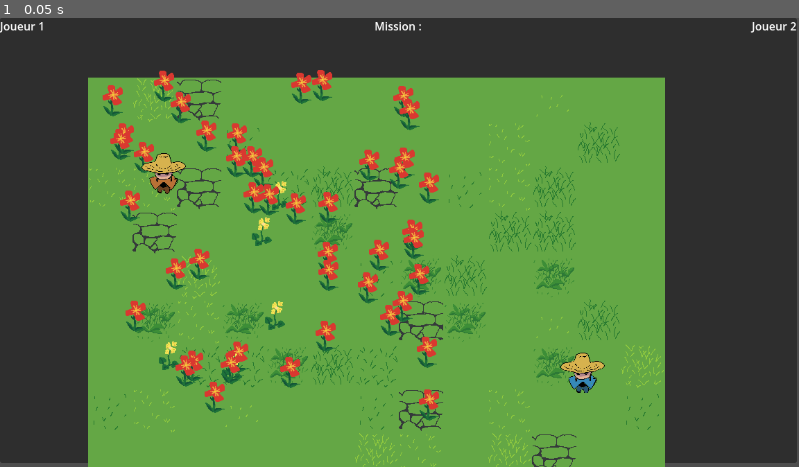
Above: before the commit, frame 1.
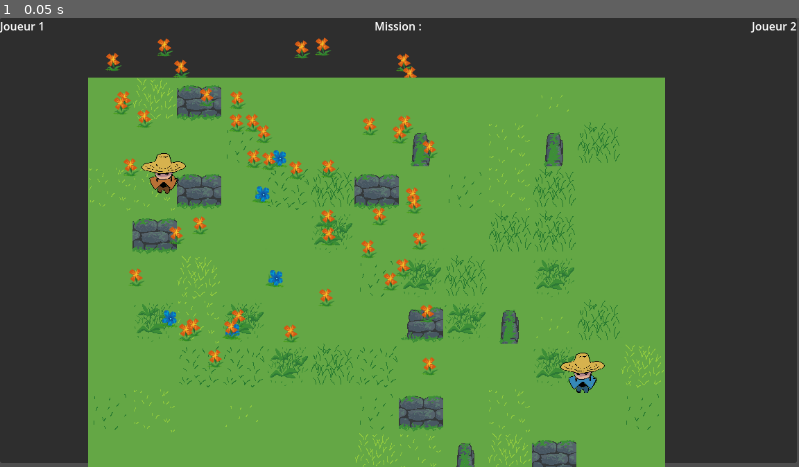
Above: after the commit, the same moment.

Repository: FablabMurat/2025GameJamCantal-1
Game: Godot game, scene res://root.tscn
Two runs of this game, one before a commit and one after it. Both use one fixed random seed, a clock stepped at 60 frames per second and the inputs below.
Inputs:
- Up to frame 1 (0.05 s): no input

The runs differ from the first frame. In frame 1, 9.3% of the frame differs, in the area x 12-73%, y 4-100%.

Commit message:
Nouvelles fleurs Vague fix de l'affichage dans l'inventory

Diff:
--- /dev/null
+++ b/Ressources/Images/tileset_wip.tres
@@ -0,0 +1,109 @@
+[gd_resource type="TileSet" load_steps=3 format=3 uid="uid://dipun4wf0ig4b"]
+
+[ext_resource type="Texture2D" uid="uid://bwqqukricf0f0" path="res://Ressources/Images/tiles_wip.png" id="1_efixf"]
+
+[sub_resource type="TileSetAtlasSource" id="TileSetAtlasSource_oeux5"]
+texture = ExtResource("1_efixf")
+texture_region_size = Vector2i(64, 64)
+0:0/0 = 0
+1:0/0 = 0
+2:0/0 = 0
+3:0/0 = 0
+4:0/0 = 0
+4:0/0/terrain_set = 0
+4:0/0/terrain = 0
+5:0/0 = 0
+6:0/0 = 0
+7:0/0 = 0
+7:0/0/terrain_set = 0
+7:0/0/terrain = 0
+8:0/0 = 0
+8:0/0/terrain_set = 0
+8:0/0/terrain = 0
+0:1/0 = 0
+1:1/0 = 0
+2:1/0 = 0
+3:1/0 = 0
+4:1/0 = 0
+4:1/0/terrain_set = 0
+4:1/0/terrain = 0
+5:1/0 = 0
+6:1/0 = 0
+7:1/0 = 0
+7:1/0/terrain_set = 0
+7:1/0/terrain = 0
+8:1/0 = 0
+8:1/0/terrain_set = 0
+8:1/0/terrain = 0
+0:2/0 = 0
+1:2/0 = 0
+2:2/0 = 0
+3:2/0 = 0
+4:2/0 = 0
+4:2/0/terrain_set = 0
+4:2/0/terrain = 0
+5:2/0 = 0
+6:2/0 = 0
+7:2/0 = 0
+7:2/0/terrain_set = 0
+7:2/0/terrain = 0
+8:2/0 = 0
+8:2/0/terrain_set = 0
+8:2/0/terrain = 0
+0:3/0 = 0
+1:3/0 = 0
+2:3/0 = 0
+3:3/0 = 0
+4:3/0 = 0
+4:3/0/terrain_set = 0
+4:3/0/terrain = 0
+5:3/0 = 0
+6:3/0 = 0
+7:3/0 = 0
+7:3/0/terrain_set = 0
+7:3/0/terrain = 0
+8:3/0 = 0
+8:3/0/terrain_set = 0
+8:3/0/terrain = 0
+0:4/0 = 0
+1:4/0 = 0
+1:4/0/terrain_set = 0
+1:4/0/terrain = 0
+2:4/0 = 0
+2:4/0/terrain_set = 0
+2:4/0/terrain = 0
+3:4/0 = 0
+4:4/0 = 0
+4:4/0/terrain_set = 0
+4:4/0/terrain = 0
+5:4/0 = 0
+6:4/0 = 0
+7:4/0 = 0
+7:4/0/terrain_set = 0
+7:4/0/terrain = 0
+8:4/0 = 0
+8:4/0/terrain_set = 0
+8:4/0/terrain = 0
+0:5/0 = 0
+1:5/0 = 0
+2:5/0 = 0
+3:5/0 = 0
+4:5/0 = 0
+4:5/0/terrain_set = 0
+4:5/0/terrain = 0
+5:5/0 = 0
+6:5/0 = 0
+7:5/0 = 0
+7:5/0/terrain_set = 0
+7:5/0/terrain = 0
+8:5/0 = 0
+8:5/0/terrain_set = 0
+8:5/0/terrain = 0
+
+[resource]
+tile_size = Vector2i(64, 64)
+physics_layer_0/collision_layer = 1
+terrain_set_0/mode = 0
+terrain_set_0/terrain_0/name = "gazon"
+terrain_set_0/terrain_0/color = Color(0.5, 0.34375, 0.25, 1)
+sources/2 = SubResource("TileSetAtlasSource_oeux5")
--- a/niveau.gd
+++ b/niveau.gd
@@ -2,6 +2,8 @@
 
 var perso1
 var perso2
+
+var mission = [0,2,0,0]
 
 signal collect(perso,flowertype)
 
@@ -45,19 +47,36 @@
 			newplant.nocontact()
 		add_child(newplant)
 
+func setmission(listflowers : Array):
+	mission = listflowers
+	for i in range(0,listflowers.size()) :
+		var ctrlImage = TextureRect.new()
+		ctrlImage.texture = load("res://Ressources/Images/flower_%02d.png" % i)
+		%VBoxContainer2.add_child(ctrlImage)
+
+
 func fleurattrape(perso, fleur):
 	print ("Fleur ",fleur.flowertype," attrapé par ",perso.nperso)
-	#var fleurtscn = load("res://Plante.tscn")
-	#var fleurinv : Plante = fleurtscn.instantiate()
-	#fleurinv.choosetype(fleur.flowertype)
-	#fleurinv.nocontact()
-	#if perso.nperso == 1 :
-		#%VBoxContainer1.call_deferred("add_child",fleurinv)
-	#elif perso.nperso == 2 :
-		#%VBoxContainer2.call_deferred("add_child",fleurinv)
-	#collect.emit(perso,fleur.flowertype) # Ca ne sert à rien
-	#fleur.queue_free()
 
+	var ctrlImage : TextureRect = TextureRect.new()
+	ctrlImage.texture = load("res://Ressources/Images/flower_01.png")
+	ctrlImage.expand_mode = TextureRect.EXPAND_FIT_WIDTH
+	ctrlImage.custom_minimum_size.x = 64
+	var container : CenterContainer = CenterContainer.new()
+	container.size.x = 64
+	container.add_child(ctrlImage)
+	%VBoxContainer2.add_child(container)
+
+	var fleurtscn = load("res://Plante.tscn")
+	var fleurinv : Plante = fleurtscn.instantiate()
+	fleurinv.choosetype(fleur.flowertype)
+	fleurinv.nocontact()
+	if perso.nperso == 1 :
+		%VBoxContainer1.call_deferred("add_child",fleurinv)
+	elif perso.nperso == 2 :
+		%VBoxContainer2.call_deferred("add_child",fleurinv)
+	collect.emit(perso,fleur.flowertype) # Ca ne sert à rien
+	fleur.queue_free()
 # Called every frame. 'delta' is the elapsed time since the previous frame.
 func _process(delta: float) -> void:
 	pass
--- a/niveau.tscn
+++ b/niveau.tscn
@@ -1,113 +1,7 @@
-[gd_scene load_steps=9 format=3 uid="uid://cp8fllwg0m5kk"]
+[gd_scene load_steps=7 format=3 uid="uid://cp8fllwg0m5kk"]
 
 [ext_resource type="Script" path="res://niveau.gd" id="1_evebv"]
-[ext_resource type="Texture2D" uid="uid://bwqqukricf0f0" path="res://Ressources/Images/tiles_wip.png" id="2_mrmre"]
-
-[sub_resource type="TileSetAtlasSource" id="TileSetAtlasSource_oeux5"]
-texture = ExtResource("2_mrmre")
-texture_region_size = Vector2i(64, 64)
-0:0/0 = 0
-1:0/0 = 0
-2:0/0 = 0
-3:0/0 = 0
-4:0/0 = 0
-4:0/0/terrain_set = 0
-4:0/0/terrain = 0
-5:0/0 = 0
-6:0/0 = 0
-7:0/0 = 0
-7:0/0/terrain_set = 0
-7:0/0/terrain = 0
-8:0/0 = 0
-8:0/0/terrain_set = 0
-8:0/0/terrain = 0
-0:1/0 = 0
-1:1/0 = 0
-2:1/0 = 0
-3:1/0 = 0
-4:1/0 = 0
-4:1/0/terrain_set = 0
-4:1/0/terrain = 0
-5:1/0 = 0
-6:1/0 = 0
-7:1/0 = 0
-7:1/0/terrain_set = 0
-7:1/0/terrain = 0
-8:1/0 = 0
-8:1/0/terrain_set = 0
-8:1/0/terrain = 0
-0:2/0 = 0
-1:2/0 = 0
-2:2/0 = 0
-3:2/0 = 0
-4:2/0 = 0
-4:2/0/terrain_set = 0
-4:2/0/terrain = 0
-5:2/0 = 0
-6:2/0 = 0
-7:2/0 = 0
-7:2/0/terrain_set = 0
-7:2/0/terrain = 0
-8:2/0 = 0
-8:2/0/terrain_set = 0
-8:2/0/terrain = 0
-0:3/0 = 0
-1:3/0 = 0
-2:3/0 = 0
-3:3/0 = 0
-4:3/0 = 0
-4:3/0/terrain_set = 0
-4:3/0/terrain = 0
-5:3/0 = 0
-6:3/0 = 0
-7:3/0 = 0
-7:3/0/terrain_set = 0
-7:3/0/terrain = 0
-8:3/0 = 0
-8:3/0/terrain_set = 0
-8:3/0/terrain = 0
-0:4/0 = 0
-1:4/0 = 0
-1:4/0/terrain_set = 0
-1:4/0/terrain = 0
-2:4/0 = 0
-2:4/0/terrain_set = 0
-2:4/0/terrain = 0
-3:4/0 = 0
-4:4/0 = 0
-4:4/0/terrain_set = 0
-4:4/0/terrain = 0
-5:4/0 = 0
-6:4/0 = 0
-7:4/0 = 0
-7:4/0/terrain_set = 0
-7:4/0/terrain = 0
-8:4/0 = 0
-8:4/0/terrain_set = 0
-8:4/0/terrain = 0
-0:5/0 = 0
-1:5/0 = 0
-2:5/0 = 0
-3:5/0 = 0
-4:5/0 = 0
-4:5/0/terrain_set = 0
-4:5/0/terrain = 0
-5:5/0 = 0
-6:5/0 = 0
-7:5/0 = 0
-7:5/0/terrain_set = 0
-7:5/0/terrain = 0
-8:5/0 = 0
-8:5/0/terrain_set = 0
-8:5/0/terrain = 0
-
-[sub_resource type="TileSet" id="TileSet_woray"]
-tile_size = Vector2i(64, 64)
-physics_layer_0/collision_layer = 1
-terrain_set_0/mode = 0
-terrain_set_0/terrain_0/name = "gazon"
-terrain_set_0/terrain_0/color = Color(0.5, 0.34375, 0.25, 1)
-sources/2 = SubResource("TileSetAtlasSource_oeux5")
+[ext_resource type="TileSet" uid="uid://dipun4wf0ig4b" path="res://Ressources/Images/tileset_wip.tres" id="2_r4xy5"]
 
 [sub_resource type="RectangleShape2D" id="RectangleShape2D_7c3re"]
 size = Vector2(868.5, 30)
@@ -166,7 +60,7 @@
 [node name="TileMap" type="Node2D" parent="."]
 
 [node name="TileMapLayer" type="TileMapLayer" parent="TileMap"]
-tile_set = SubResource("TileSet_woray")
+tile_set = ExtResource("2_r4xy5")
 
 [node name="MeshInstance2D" type="MeshInstance2D" parent="."]
 
--- a/root.gd
+++ b/root.gd
@@ -6,6 +6,8 @@
 	pass # Replace with function body.
 	$Niveau.collect.connect(collected.bind())
 
+
+
 func collected(perso, flowertype):
 	pass
 
--- a/root.tscn
+++ b/root.tscn
@@ -7,4 +7,3 @@
 script = ExtResource("1_1h7cp")
 
 [node name="Niveau" parent="." instance=ExtResource("2_xdtwy")]
-y_sort_enabled = true
Binary file changed: Ressources/Images/flower_01.png
Binary file changed: Ressources/Images/flower_02.png
Binary file added: Ressources/Images/flower_03.png
Not shown, added: Ressources/Images/flower_03.png.import
Binary file added: Ressources/Images/flower_04.png
Not shown, added: Ressources/Images/flower_04.png.import
Binary file added: Ressources/Images/flower_05.png
Not shown, added: Ressources/Images/flower_05.png.import
Binary file added: Ressources/Images/flower_06.png
Not shown, added: Ressources/Images/flower_06.png.import
Binary file changed: Ressources/Images/tiles_wip.png
